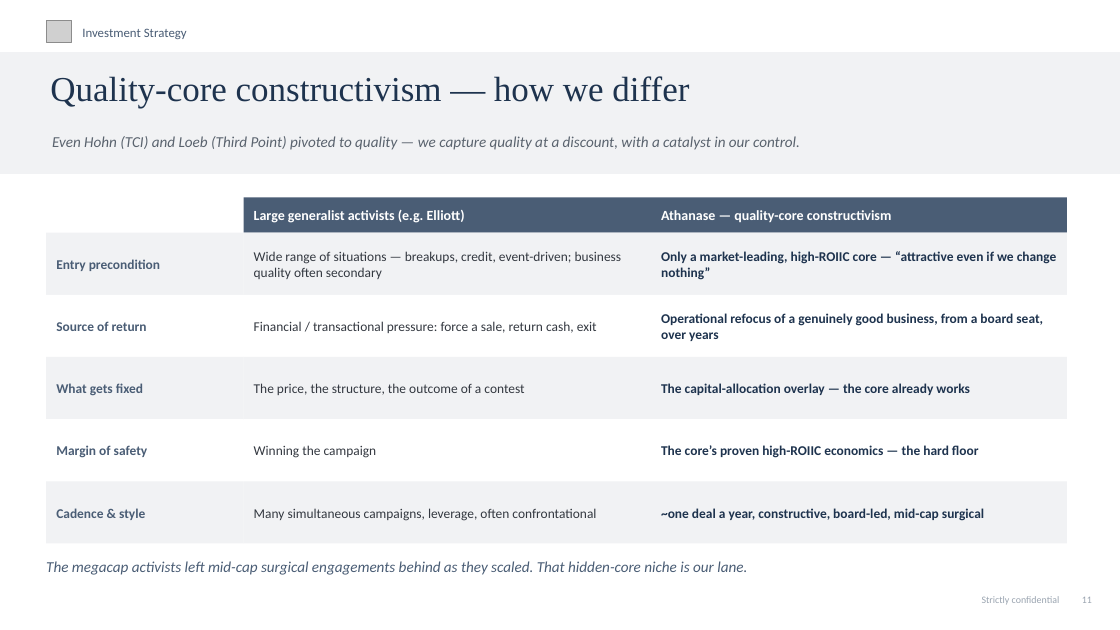
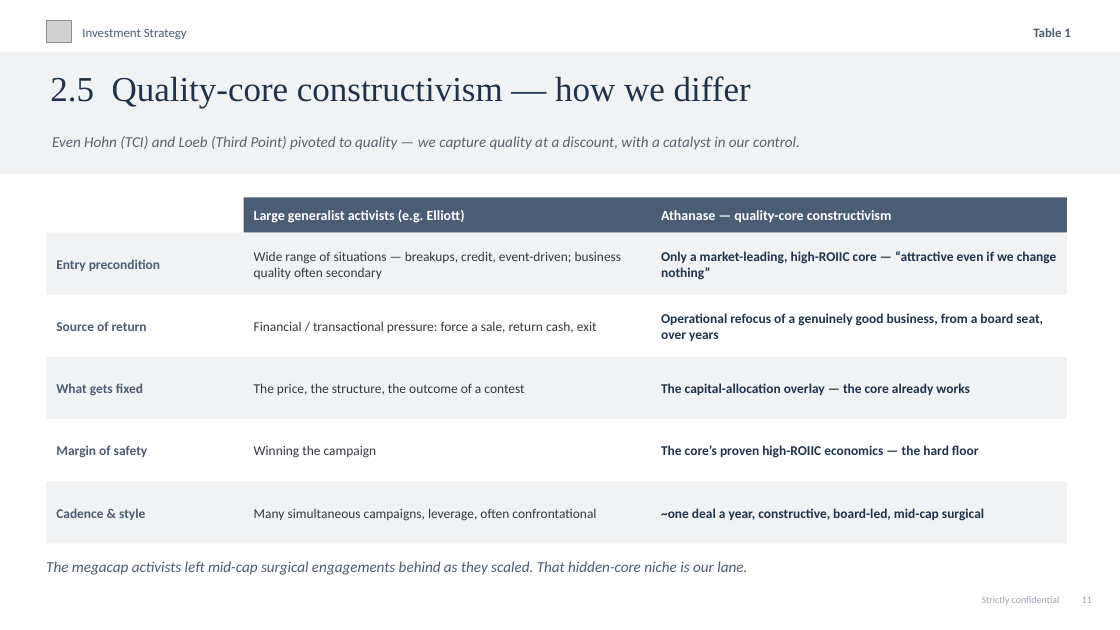
Before and after one commit to charette-lab/Claude, a slide deck: slide 14 of Athanase_Engaged_Ownership_Allocator_Deck.pptx. Drawn at 1120x630 pixels with LibreOffice and Linux fonts; fonts in the diff are those of the drawing; grey boxes stand for pictures. Boxes give left, top, right and bottom in pixels: in the first picture for what was removed or moved away, otherwise in the second. Text is boxed around its words. In the diff, an @@ line names an element or a change of style, - is before the commit and + after.

```diff
--- a/Athanase_Engaged_Ownership_Allocator_Deck.pptx
+++ b/Athanase_Engaged_Ownership_Allocator_Deck.pptx
@@ text added at box(1033, 28, 1070, 37), 11 pt, text #4A5D75, bold @@
+Table 1
@@ text at box(50, 76, 751, 108): text changed @@
-Quality-core constructivism — how we differ
+2.5 Quality-core constructivism — how we differ
```
Also in this commit, not shown: 21 other slides changed, 1 other file.
